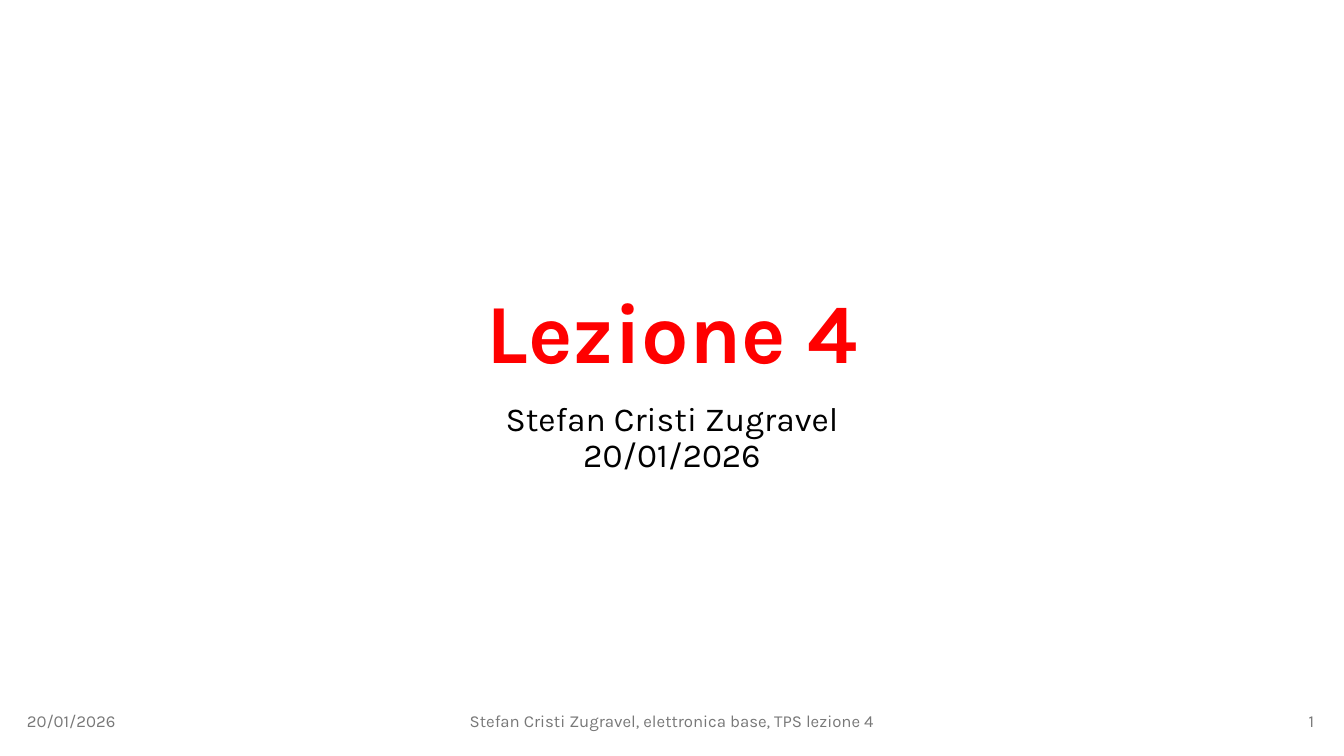
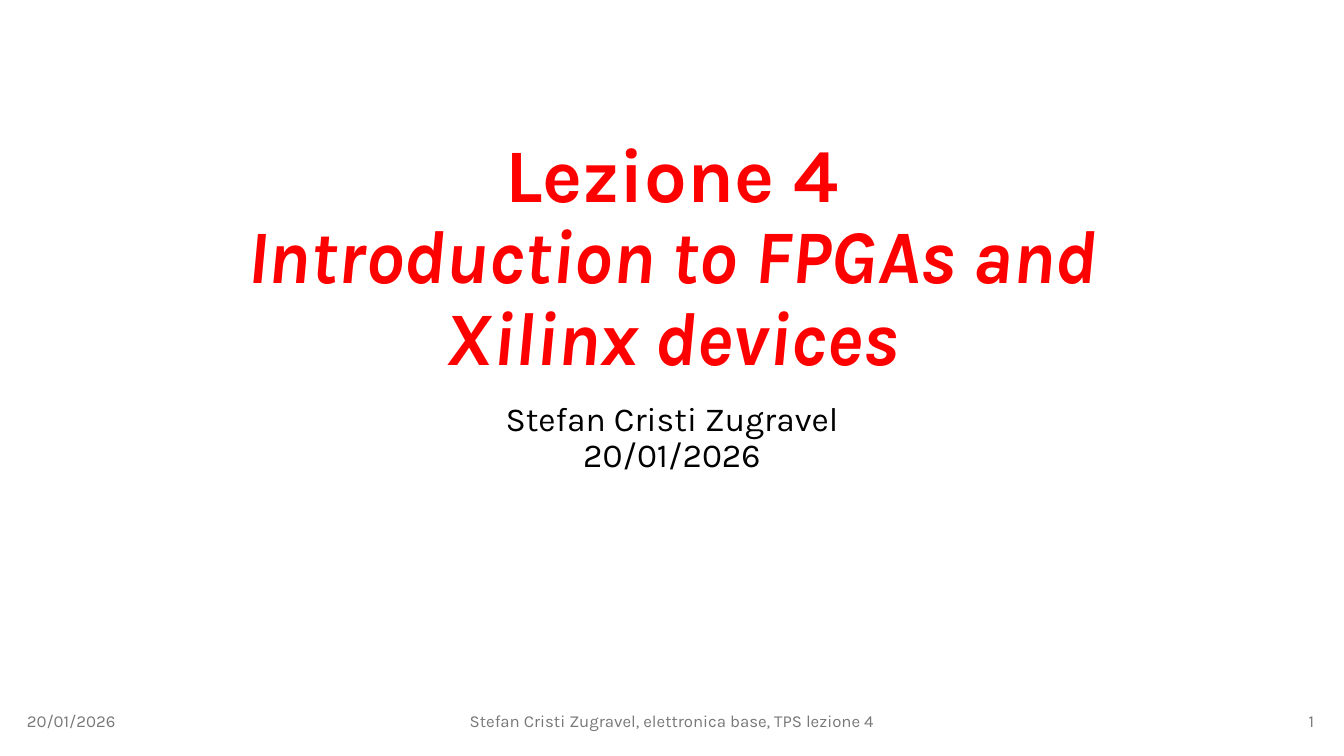
Before and after one commit to stefan-zugravel/elettronica_base, a slide deck: slide 1 of slides/lezione4.pptx. Drawn at 1344x756 pixels with LibreOffice and Linux fonts; fonts in the diff are those of the drawing. Boxes give left, top, right and bottom in pixels: in the first picture for what was removed or moved away, otherwise in the second. Text is boxed around its words. In the diff, an @@ line names an element or a change of style, - is before the commit and + after.

```diff
--- a/slides/lezione4.pptx
+++ b/slides/lezione4.pptx
@@ title at [247, 148, 1097, 366]: text changed; size 60 to 54 pt; italic on @@
-Lezione 4
+Lezione 4
+Introduction to FPGAs and Xilinx devices
```
Also in this commit, not shown: 2 other files.
